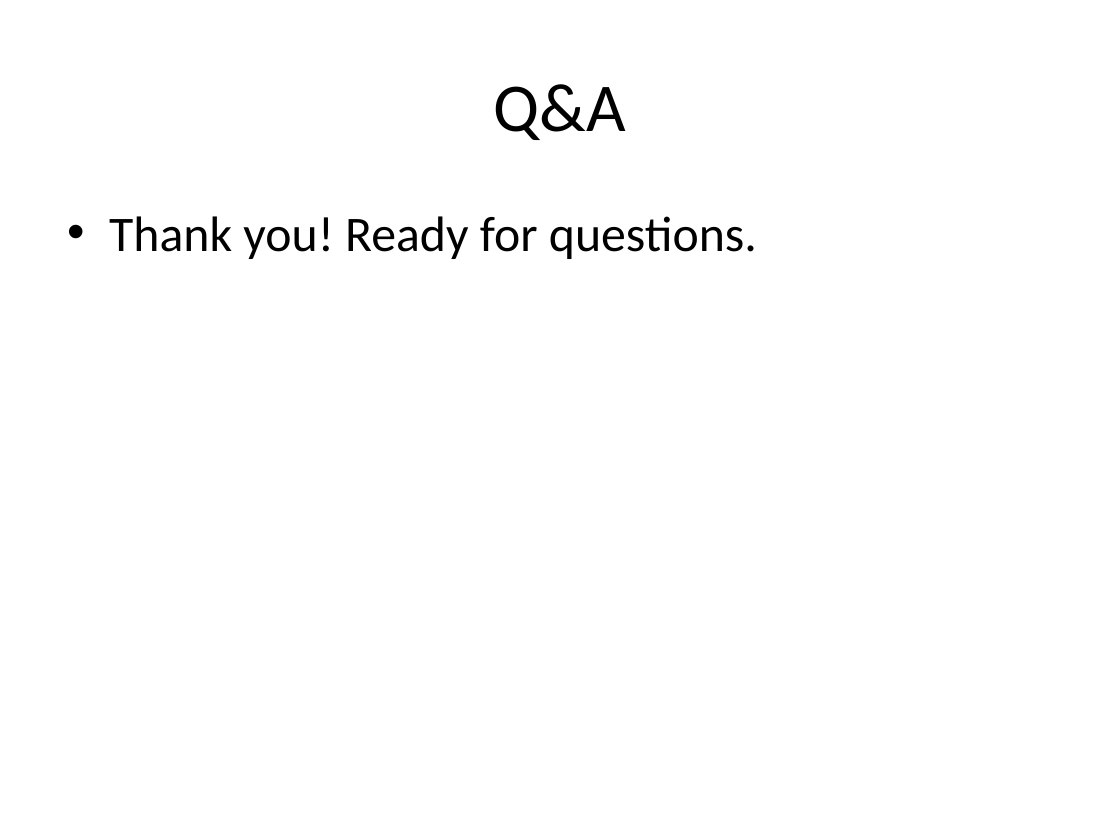
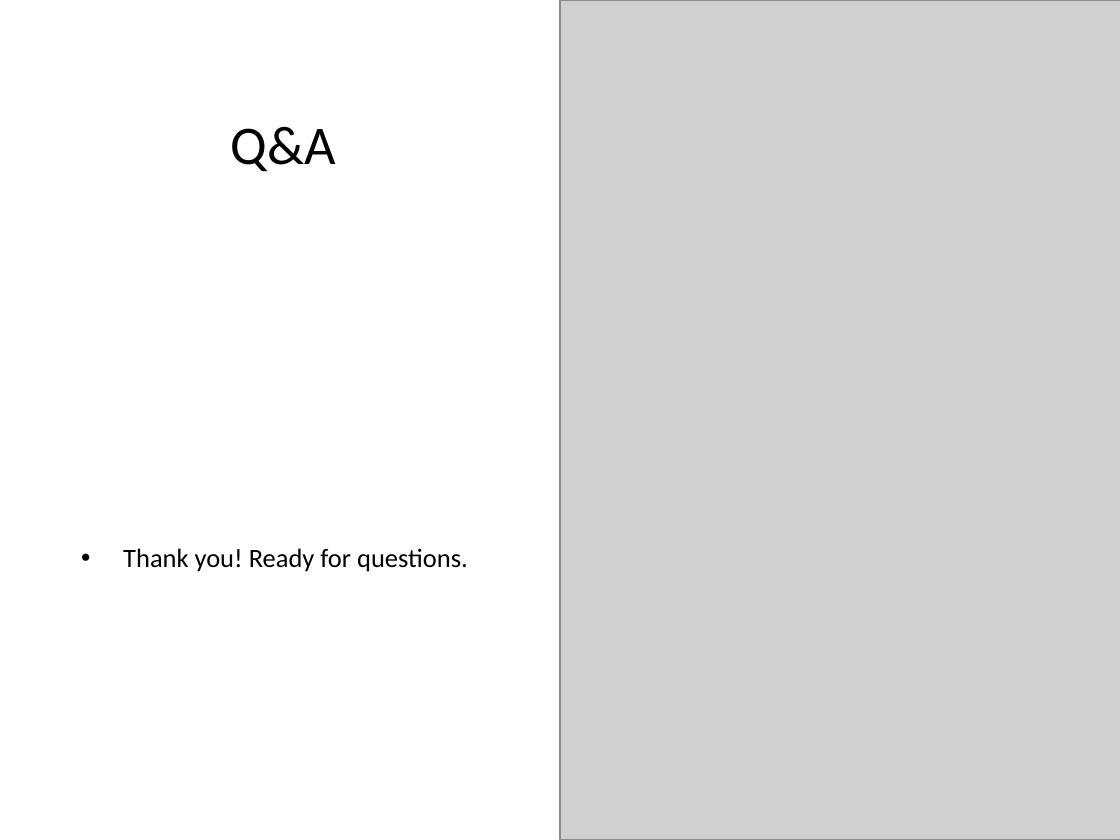
Before and after one commit to ansmalik67/multimodal-glucose-forecasting, a slide deck: slide 16 of Final_Glycaemic_Project_Presentation.pptx (slide 14 before the commit). Drawn at 1120x840 pixels with LibreOffice and Linux fonts; fonts in the diff are those of the drawing; grey boxes stand for pictures. Boxes give left, top, right and bottom in pixels: in the first picture for what was removed or moved away, otherwise in the second. Text is boxed around its words. In the diff, an @@ line names an element or a change of style, - is before the commit and + after.

```diff
--- a/Final_Glycaemic_Project_Presentation.pptx
+++ b/Final_Glycaemic_Project_Presentation.pptx
@@ rectangle added at bbox=[0, 0, 783, 280], fill #FFFFFF @@
@@ picture added at bbox=[560, 0, 1120, 840] @@
@@ title "Q&A": place and size @@
-title "Q&A" at bbox=[494, 84, 626, 140]
+title "Q&A" at bbox=[231, 126, 336, 172]
@@ title "Q&A" at bbox=[231, 126, 336, 172]: size 44 to 35 pt @@
@@ text "Thank you! Ready for questions.": place and size @@
-text "Thank you! Ready for questions." at bbox=[109, 216, 757, 259]
+text "Thank you! Ready for questions." at bbox=[123, 548, 468, 572]
@@ text "Thank you! Ready for questions." at bbox=[123, 548, 468, 572]: size 32 to 17 pt; less space between paragraphs; vertical alignment top to middle @@
```
Also in this commit, not shown: 13 other slides changed, 2 slides added, 1 other file.
